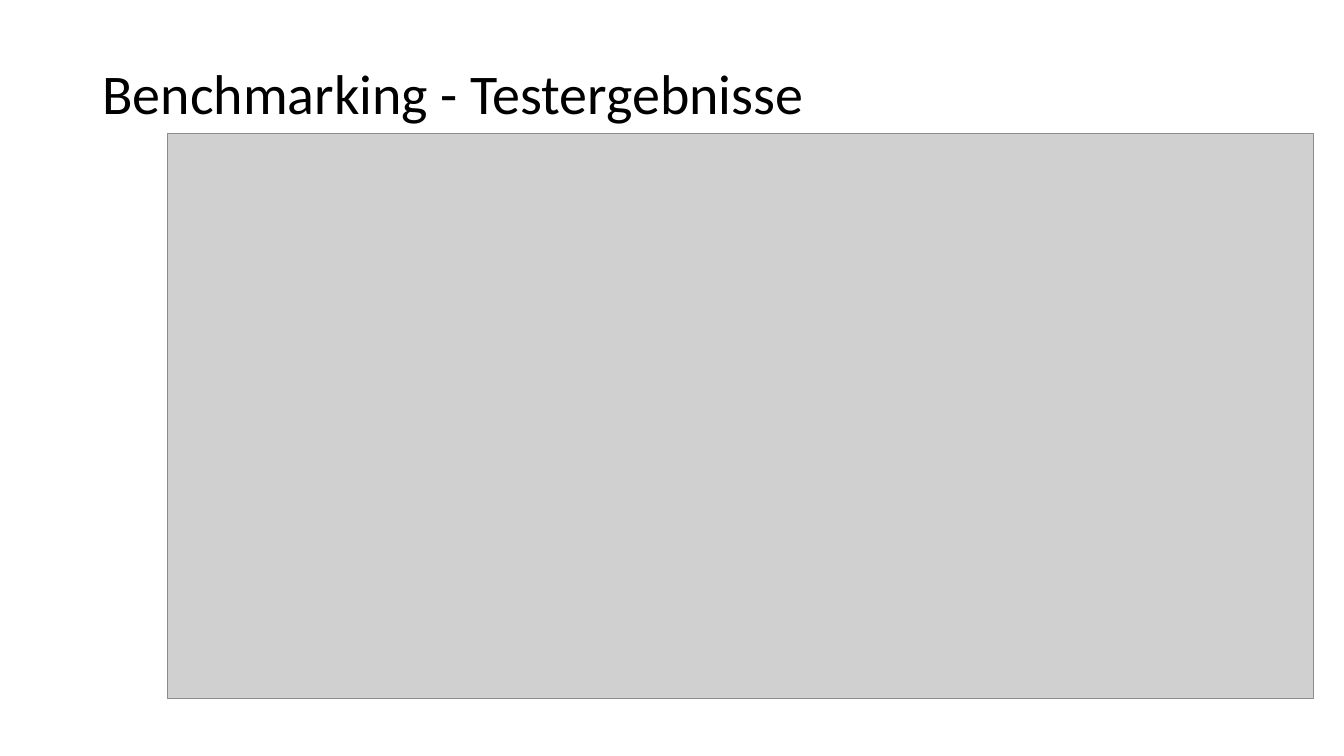
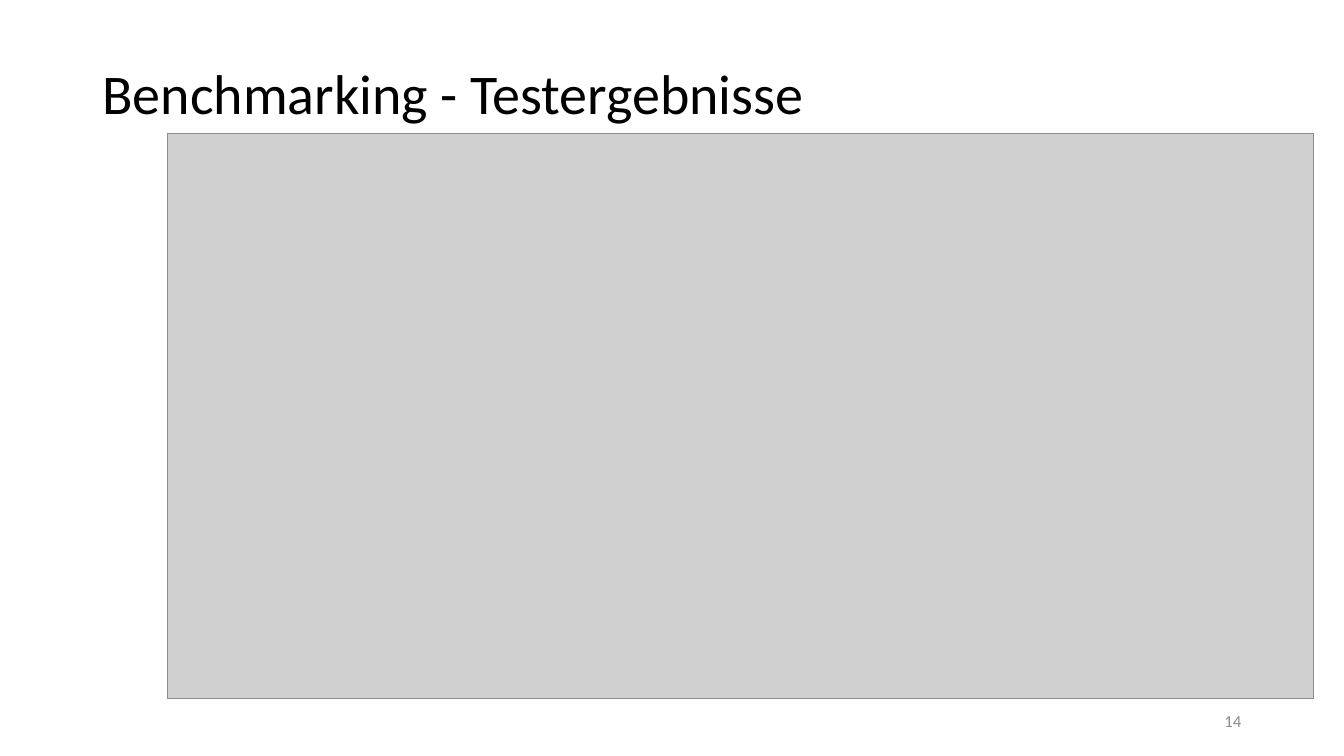
Before and after one commit to chrissike/chatapplication, a slide deck: slide 14 of dokumentation/vortrag.pptx (slide 15 before the commit). Drawn at 1344x756 pixels with LibreOffice and Linux fonts; fonts in the diff are those of the drawing; grey boxes stand for pictures; background and template pictures are left out. Boxes give left, top, right and bottom in pixels: in the first picture for what was removed or moved away, otherwise in the second. Text is boxed around its words. In the diff, an @@ line names an element or a change of style, - is before the commit and + after.

```diff
--- a/dokumentation/vortrag.pptx
+++ b/dokumentation/vortrag.pptx
@@ page number added at <box>1224,716,1241,727</box>, 12 pt, text #8C8C8C @@
+14
```
Also in this commit, not shown: 17 other slides changed, 1 slide removed.
